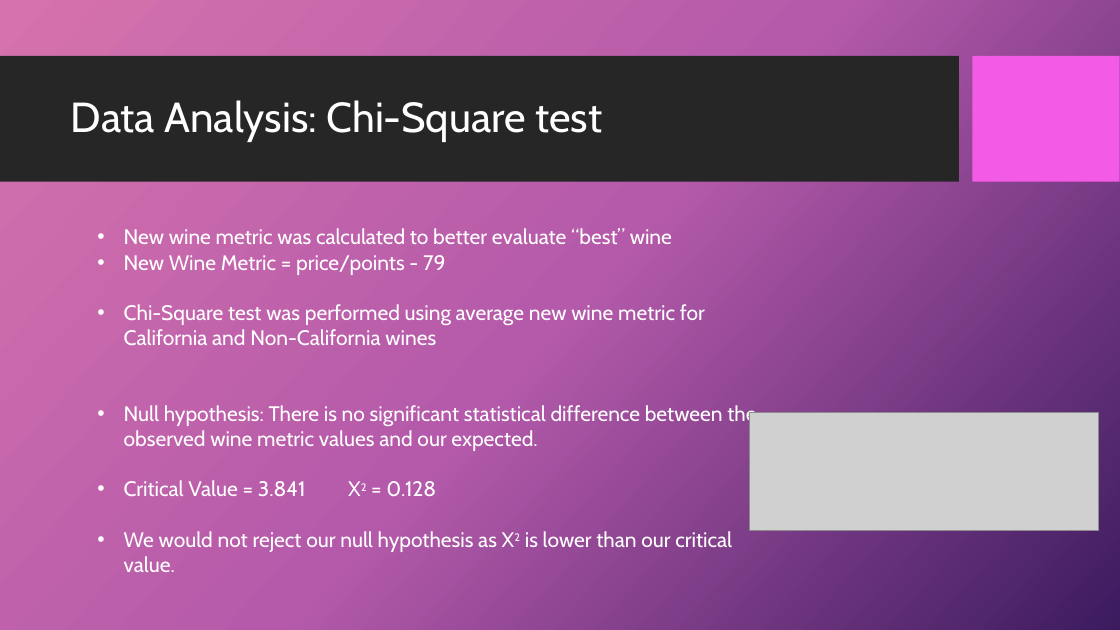
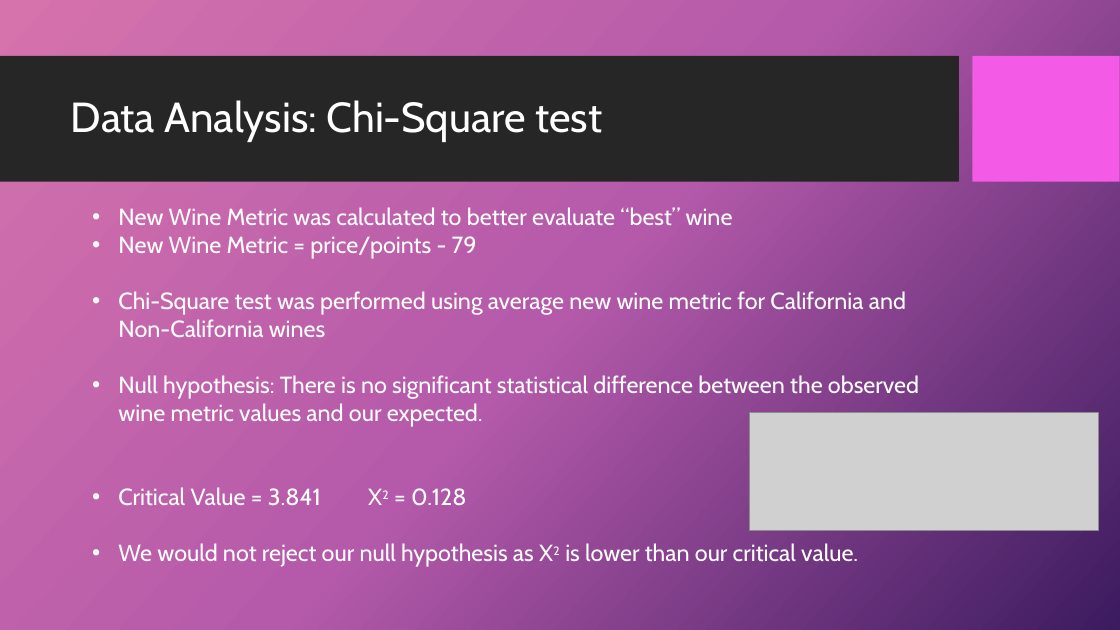
Before and after one commit to 4Reference/Project1, a slide deck: slide 11 of Data Science_Project 1_Group2.pptx (slide 12 before the commit). Drawn at 1120x630 pixels with LibreOffice and Linux fonts; fonts in the diff are those of the drawing; grey boxes stand for pictures; background and template pictures are left out. Boxes give left, top, right and bottom in pixels: in the first picture for what was removed or moved away, otherwise in the second. Text is boxed around its words. In the diff, an @@ line names an element or a change of style, - is before the commit and + after.

```diff
--- a/Data Science_Project 1_Group2.pptx
+++ b/Data Science_Project 1_Group2.pptx
@@ text "New Wine Metric was calculated ...": place and size @@
-text "New Wine Metric was calculated ..." at [124, 228, 756, 572]
+text "New Wine Metric was calculated ..." at [118, 207, 919, 567]
@@ text at [118, 207, 733, 225]: text changed; size 18 to 20 pt @@
-• New wine metric was calculated to better evaluate “best” wine
+• New Wine Metric was calculated to better evaluate “best” wine
@@ text at [118, 236, 919, 567]: size 18 to 20 pt in "New Wine Metric = price/points - 79", "Chi-Square test was performed using average new ...", "Null hypothesis: There is no significant statistical ...", "Critical Value = 3.841 X2 = 0.128" and 1 more places; size 16 to 18 pt in "X2", "X2" @@
```
Also in this commit, not shown: 9 other slides changed, 1 slide added, 2 slides removed.
